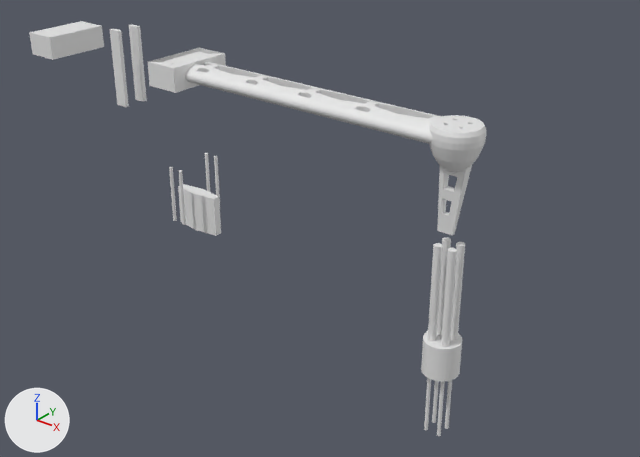
The Blender file arm.blend as it was, and as the next commit left it.
Both versions are drawn from a camera (50 mm lens) standing at (36.1, -50.2, 24.9) and looking at (-4.1, 0.0, -6.2). Arrows for +X, +Y and +Z are at lower left; the lights stay in place.

Script lines for the objects in view, before the commit:
```python
me_cube = bpy.data.meshes.new('Cube')
me_cube.from_pydata(...)  # a box spanning x -1.0..1.0, y -1.0..1.0, z -1.0..1.0
me_cylinder_001 = bpy.data.meshes.new('Cylinder.001')
me_cylinder_001.from_pydata(...)  # 2927 vertices, 2407 faces; spans x -1.11..1.11, y -1.11..1.11, z -3.75..0.89
me_cylinder_010 = bpy.data.meshes.new('Cylinder.010')
me_cylinder_010.from_pydata(...)  # 260 vertices, 136 faces, 8 loose edges; spans x -16.2..16.3, y -16.2..16.3, z -11.9..-7.6
ob_attachment_bracket = bpy.data.objects.new('Attachment Bracket', me_cube)
ob_attachment_bracket.location = (-31.52, -2.24, 5.26)
ob_attachment_bracket.scale = (1.49, 2.83, 0.976)
ob_motor_holder_and_leg = bpy.data.objects.new('Motor Holder and Leg', me_cylinder_001)
ob_motor_holder_and_leg.location = (9.02, -2.24, 4.57)
ob_motor_holder_and_leg.scale = (1.7, 1.7, 1.7)
_m = ob_motor_holder_and_leg.modifiers.new('Boolean', 'BOOLEAN')
_m.operation = 'INTERSECT'
_m.solver = 'FLOAT'
ob_screw_insets = bpy.data.objects.new('Screw Insets', me_cylinder_010)
ob_screw_insets.location = (9.03, -2.21, 15.84)
ob_screw_insets.rotation_euler = (0.0, -6.283, 1.571)  # degrees (0, -360, 90)
ob_screw_insets.scale = (0.0537, 0.0537, 2.44)
# also in view: 'Pentagonal Cutout' at (-23.3, -2.2, 4.3); 'Hexagonal Cutout Tool' at (-15.6, -2.2, -7.0); 'Arm Cylinder' at (-4.4, -2.2, 5.3); 'motor' at (9.0, -2.2, -11.6)
```
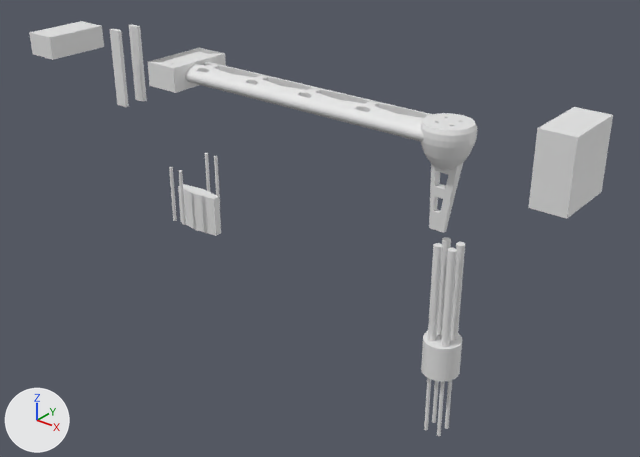
Boxes (x1, y1, x2, y2) around the edits, measured in the pictures (640 x 457 px):
'Cube', added
    after: (528, 107, 613, 219)
'Motor Holder and Leg', moved
    before: (429, 115, 486, 235)
    after: (421, 113, 477, 233)

The change, as a list of edits to the scene's bpy script:
```text
Change ob_motor_holder_and_leg:
    ob_motor_holder_and_leg.location: (9.02, -2.24, 4.57) -> (8.36, -2.24, 4.57)
Add ob_cube:
    ob_cube = bpy.data.objects.new('Cube', me_cube.copy())  # the mesh of ob_attachment_bracket
    ob_cube.location = (16.72, -1.93, 5.29)
    ob_cube.scale = (1.23, 2.52, 2.52)
```
